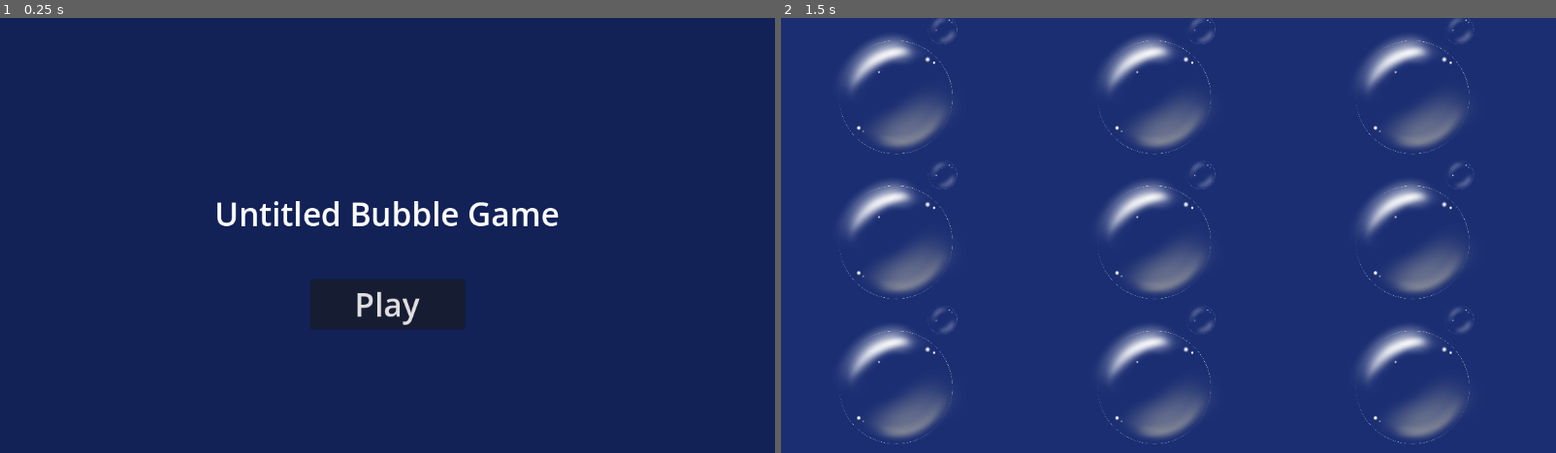
Above: before the commit, frames 1-2 (left to right).
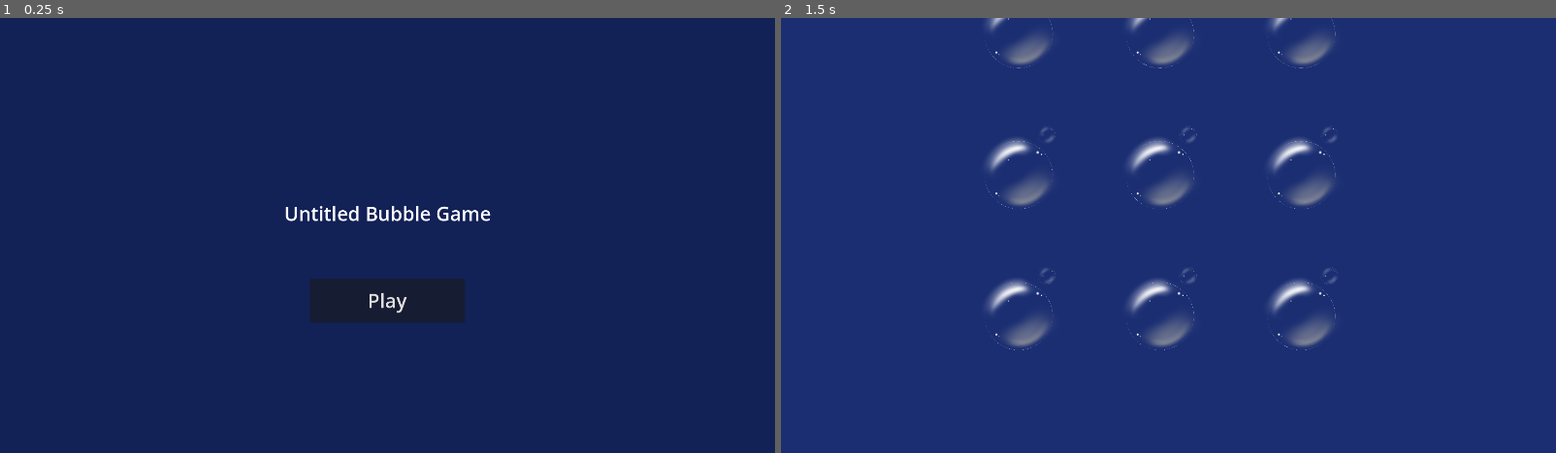
Above: after the commit, the same moments.

Repository: KaterynaKateryna/GlobalGameJam2025-Bubble
Game: Godot game, scene res://src/Scenes/start_screen.tscn
Same seed, same stepped clock (60 frames per second), same inputs: the game is played once before the commit and once after it.
Inputs:
- Up to frame 1 (0.25 s): no input
- Up to frame 2 (1.5 s): click "Play" at 0.5 s; tap Enter at 1.25 s

The runs differ from the first frame. In frame 1, 1.7% of the frame differs, in the area x 28-73%, y 42-72%; in frame 2, 16%, in the area x 7-90%, y 0-98%.

Commit message:
change screen size, change bubble spawning

Diff:
--- a/project.godot
+++ b/project.godot
@@ -15,6 +15,11 @@
 config/features=PackedStringArray("4.3", "Mobile")
 config/icon="res://icon.svg"
 
+[display]
+
+window/size/viewport_width=1920
+window/size/viewport_height=1080
+
 [rendering]
 
 renderer/rendering_method="mobile"
--- a/src/scenes/game_screen.gd
+++ b/src/scenes/game_screen.gd
@@ -5,15 +5,20 @@
 # Called when the node enters the scene tree for the first time.
 func _ready() -> void:
 	var screen_size = get_viewport().get_visible_rect().size
+	var middle_x = screen_size.x / 2;
+	var step_x = 350;
+	var step_y = 350;
+	for i in range(3):
+		var y = screen_size.y - i * step_y - 350;
+		_create_bubble(middle_x, y)
+		_create_bubble(middle_x - step_x, y)
+		_create_bubble(middle_x + step_x, y)
 
-	var step_x = screen_size.x / 3;
-	var step_y = screen_size.y / 3;
-	for i in range(3):
-		for j in range(3):
-			var bubble = bubble_scene.instantiate()
-			bubble.position = Vector2(step_x * i + step_x / 2, step_y * j + step_y / 2)
-			add_child(bubble)
 
+func _create_bubble(x: float, y: float):
+	var bubble = bubble_scene.instantiate()
+	bubble.position = Vector2(x, y)
+	add_child(bubble)
 
 # Called every frame. 'delta' is the elapsed time since the previous frame.
 func _process(delta: float) -> void:
